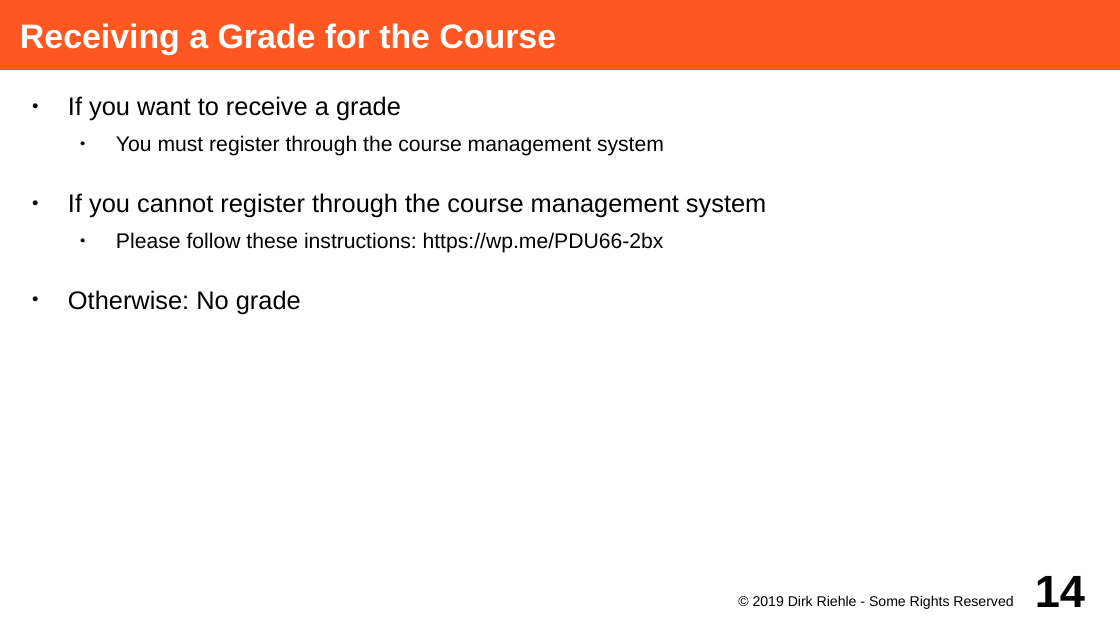
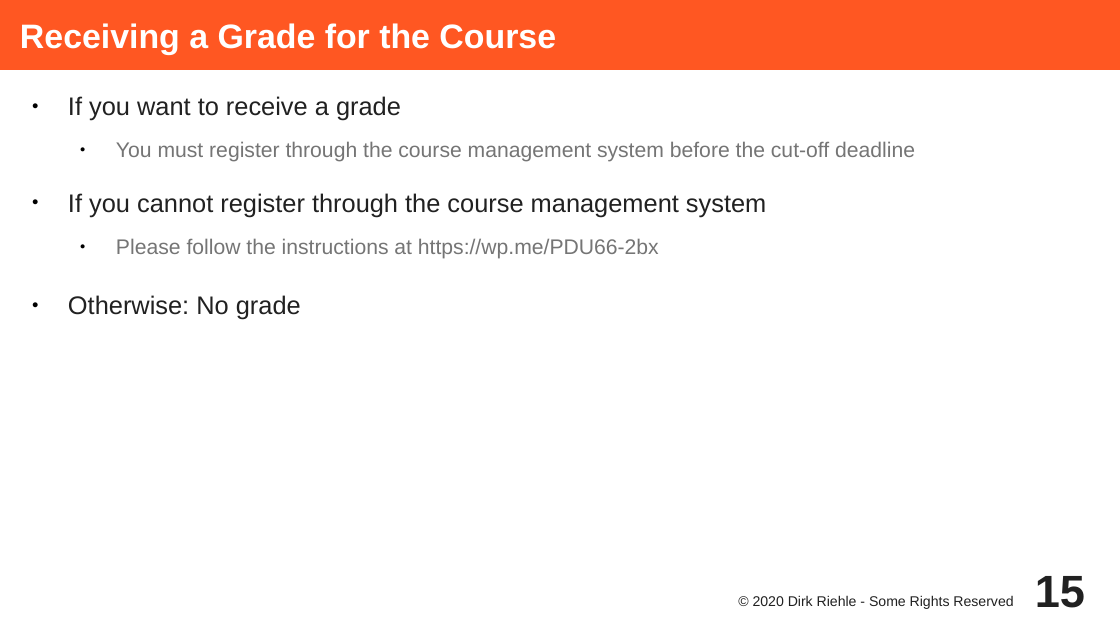
Before and after one commit to dirkriehle/adap-course, a slide deck: slide 15 of Lecture Slides/ADAP A01 - Course Introduction.odp (slide 14 before the commit). Drawn at 1120x630 pixels with LibreOffice and Linux fonts; fonts in the diff are those of the drawing. Boxes give left, top, right and bottom in pixels: in the first picture for what was removed or moved away, otherwise in the second. Text is boxed around its words. In the diff, an @@ line names an element or a change of style, - is before the commit and + after.

```diff
--- a/Lecture Slides/ADAP A01 - Course Introduction.odp
+++ b/Lecture Slides/ADAP A01 - Course Introduction.odp
@@ text at [68, 96, 401, 320]: text colour #000000 to #212121 in "If you want to receive a grade", "If you cannot register through the course ...", "Otherwise: No grade" @@
@@ text at [116, 141, 915, 162]: text changed; text colour #000000 to #757575 @@
-  ● You must register through the course management system
+  ● You must register through the course management system before the cut-off deadline
@@ text at [116, 238, 659, 259]: text changed; text colour #000000 to #757575 @@
-  ● Please follow these instructions: https://wp.me/PDU66-2bx
+  ● Please follow the instructions at https://wp.me/PDU66-2bx
@@ text at [753, 595, 1013, 609]: text changed; text colour #000000 to #212121 @@
-© 2019 Dirk Riehle - Some Rights Reserved
+© 2020 Dirk Riehle - Some Rights Reserved
@@ page number at [1035, 576, 1085, 608]: text changed; text colour #000000 to #212121 @@
-14
+15
```
Also in this commit, not shown: 18 other slides changed, 2 slides added, 1 slide removed, 24 other files.
